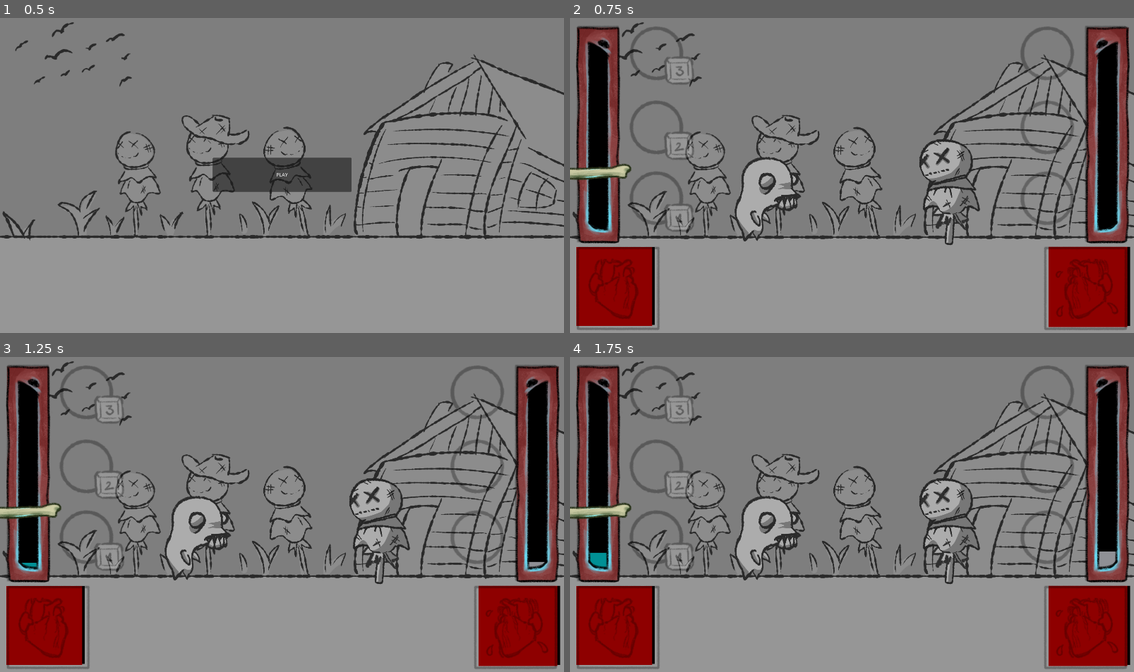
Above: before the commit, frames 1-4 (two rows, left to right).
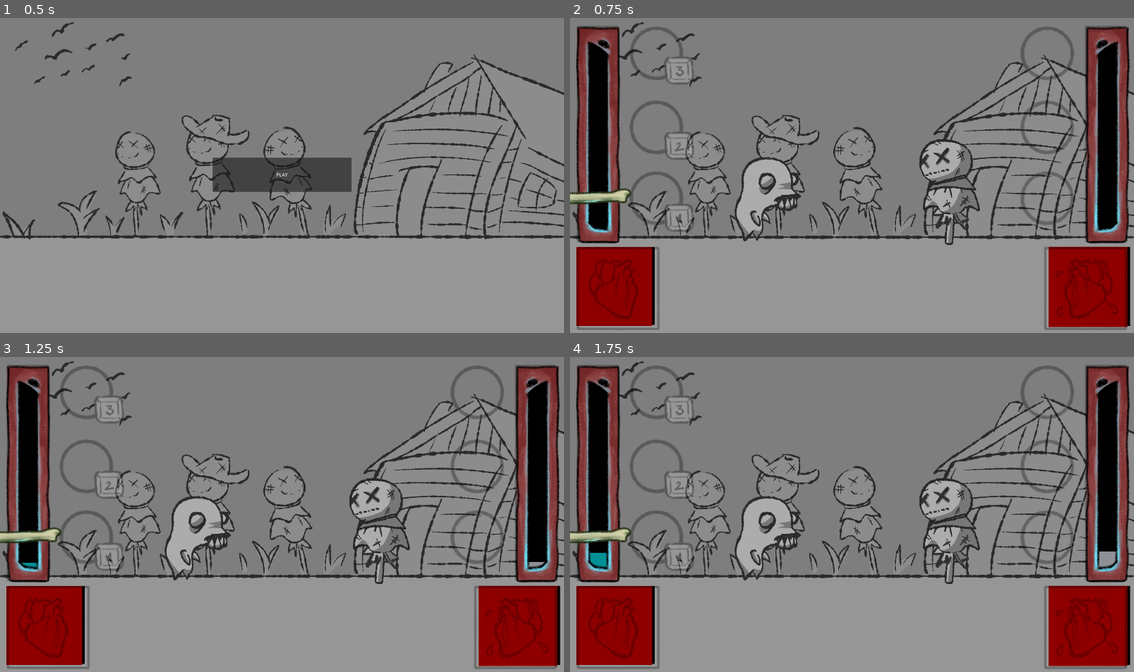
Above: after the commit, the same moments.

Repository: kolbasausage/HOMUNCULUS-FIGHT
Game: Godot game, scene res://Main_menu.tscn
The game is run twice, just before and just after one commit, with the same random seed, the same clock (stepped at 60 frames per second) and the same inputs.
Inputs:
- Up to frame 1 (0.5 s): no input
- Up to frame 2 (0.75 s): click "PLAY" at 0.5 s
- Up to frame 3 (1.25 s): no input
- Up to frame 4 (1.75 s): tap Enter at 1.25 s; tap 1 (Ability_1) at 1.35 s

Frame 1 is identical in both runs. In frame 2, 0.8% of the frame differs, in the area x 0-11%, y 46-60%; in frame 3, 0.8%; in frame 4, 0.8%.

Commit message:
Added new things

Diff:
--- a/energy_bone.gd
+++ b/energy_bone.gd
@@ -20,4 +20,4 @@
 	var y = bar_height * (1.0 - ratio)
 
 	# Move the sprite vertically to that exact position.
-	position.y = y
+	position.y = y + (texture.get_height() * scale.y / 2.0)
--- a/project.godot
+++ b/project.godot
@@ -19,7 +19,6 @@
 
 window/size/viewport_width=1920
 window/size/viewport_height=1080
-window/size/mode=3
 
 [input]
 
